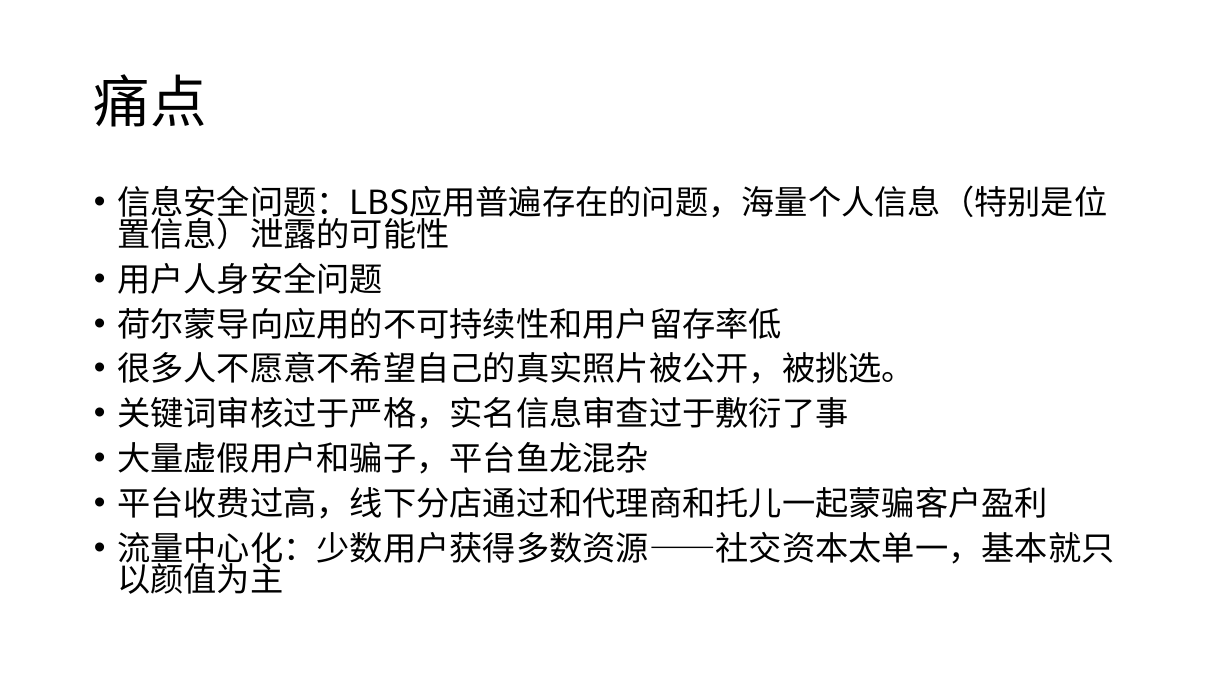
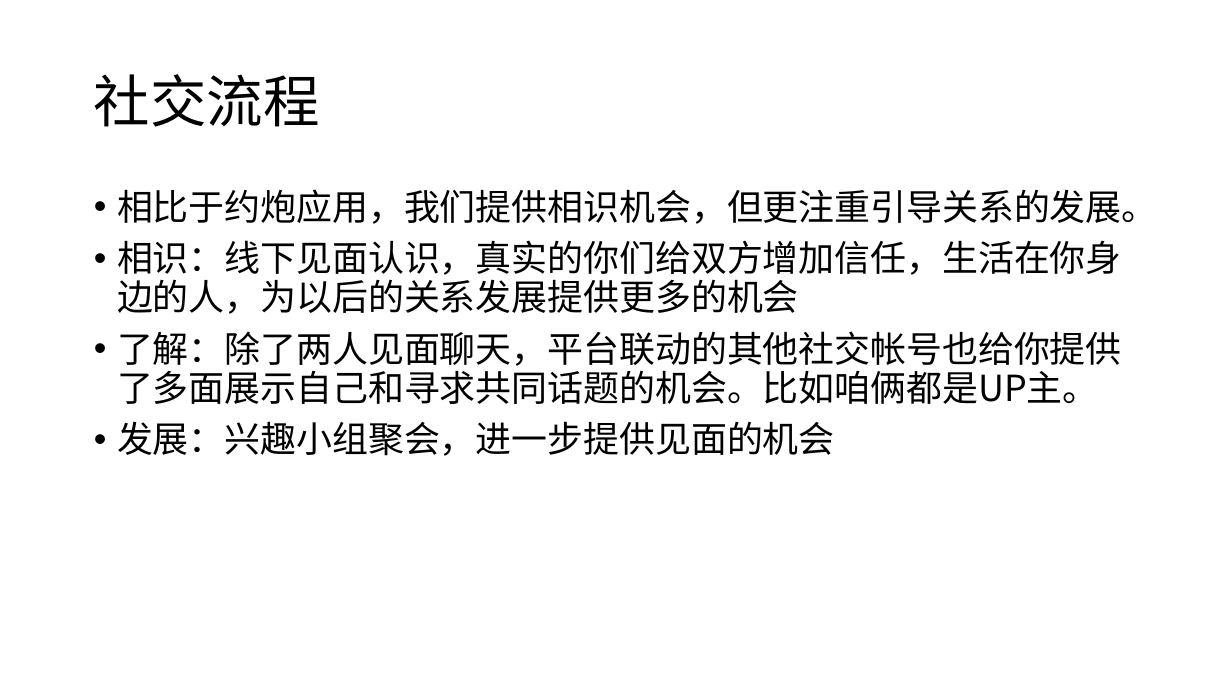
Before and after one commit to TingliangZhang/girlsday2021, a slide deck: slide 7 of LaunchEvent/2021FutureInteractionSpacialEvent.pptx. Drawn at 1232x693 pixels with LibreOffice and Linux fonts; fonts in the diff are those of the drawing. Boxes give left, top, right and bottom in pixels: in the first picture for what was removed or moved away, otherwise in the second. Text is boxed around its words. In the diff, an @@ line names an element or a change of style, - is before the commit and + after.

```diff
--- a/LaunchEvent/2021FutureInteractionSpacialEvent.pptx
+++ b/LaunchEvent/2021FutureInteractionSpacialEvent.pptx
@@ title at (94,74,320,127): text changed @@
-痛点
+社交流程
@@ text at (117,189,1158,456): text changed; size 25.9 to 28 pt @@
-• 信息安全问题：LBS应用普遍存在的问题，海量个人信息（特别是位置信息）泄露的可能性
-• 用户人身安全问题
-• 荷尔蒙导向应用的不可持续性和用户留存率低
-• 很多人不愿意不希望自己的真实照片被公开，被挑选。
-• 关键词审核过于严格，实名信息审查过于敷衍了事
-• 大量虚假用户和骗子，平台鱼龙混杂
-• 平台收费过高，线下分店通过和代理商和托儿一起蒙骗客户盈利
-• 流量中心化：少数用户获得多数资源——社交资本太单一，基本就只以颜值为主
+• 相比于约炮应用，我们提供相识机会，但更注重引导关系的发展。
+• 相识：线下见面认识，真实的你们给双方增加信任，生活在你身边的人，为以后的关系发展提供更多的机会
+• 了解：除了两人见面聊天，平台联动的其他社交帐号也给你提供了多面展示自己和寻求共同话题的机会。比如咱俩都是UP主。
+• 发展：兴趣小组聚会，进一步提供见面的机会
```
Also in this commit, not shown: 3 other slides changed, 3 slides added, 3 slides removed.
